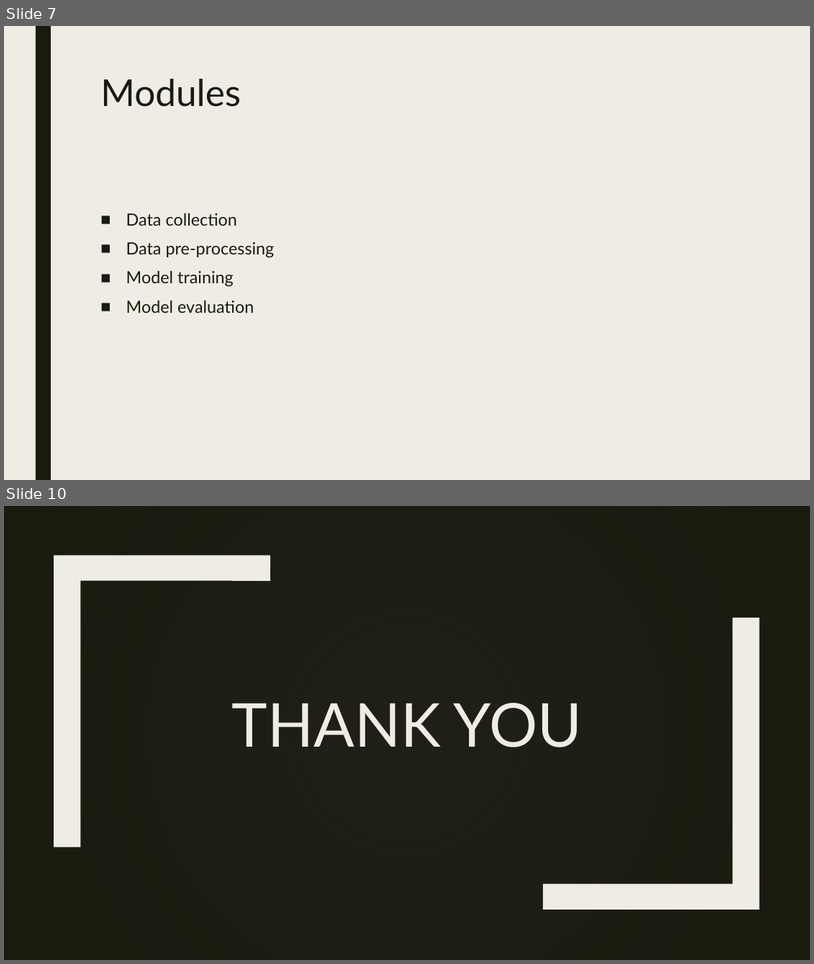
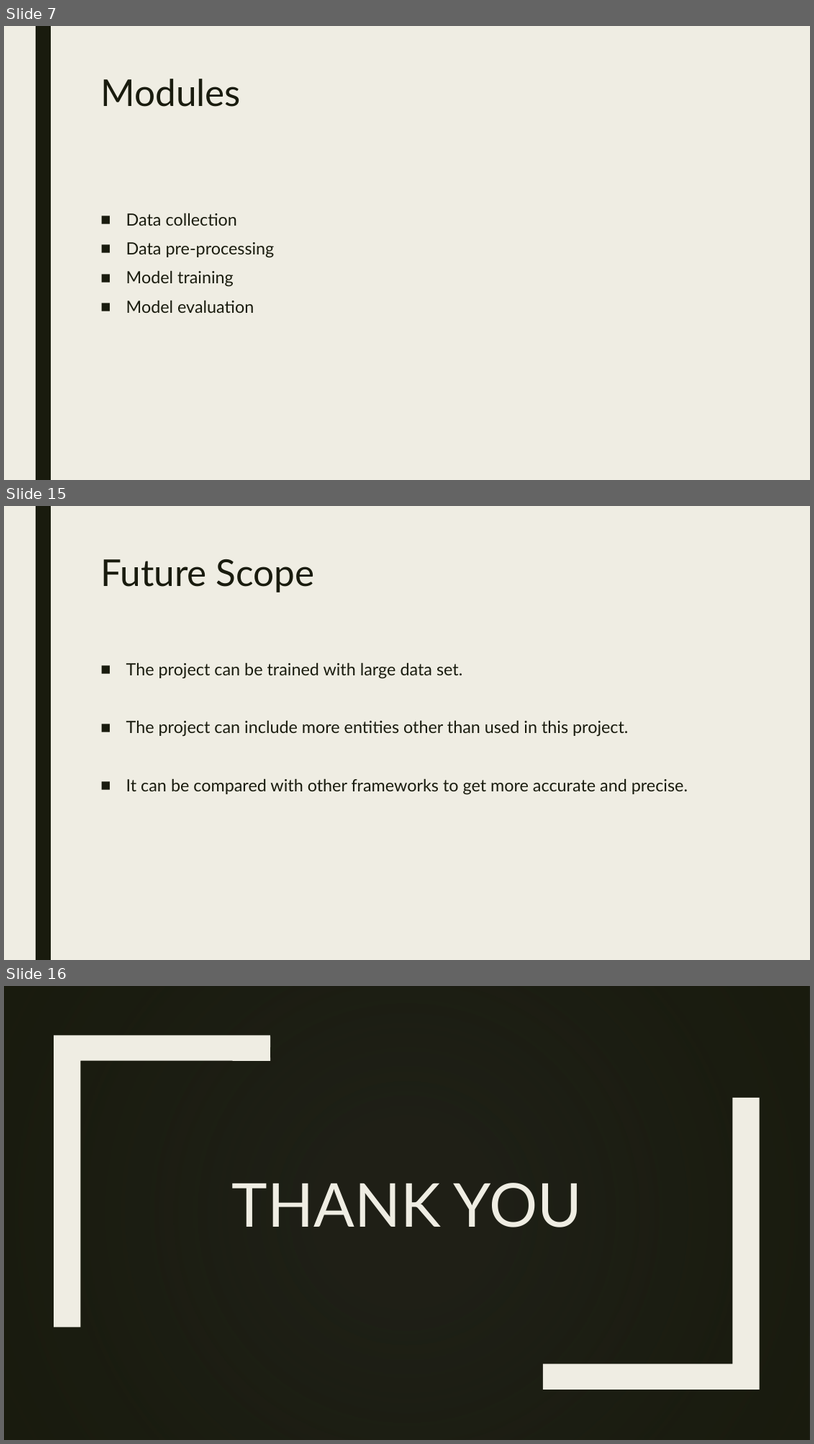
Before and after one commit to SARAHCJOJY/MAIN-PROJECT, a slide deck: NER.pptx. Shown one above the other, each under a label of ours: slides 7 and 10 before the commit, slides 7, 15 and 16 after it; the slides between them are not shown. The pictures are 814x964 and 814x1444 pixels, drawn with LibreOffice and Linux fonts; fonts in the diff are those of the drawing; background and template pictures are left out; a plain dark background stands for a picture behind light text. Boxes give left, top, right and bottom in pixels: in the first picture for what was removed or moved away, otherwise in the second. Text is boxed around its words. In the diff, an @@ line names an element or a change of style, - is before the commit and + after.

```diff
--- a/NER.pptx
+++ b/NER.pptx
@@ slide 15 added at [4,506,810,960], background #EFEDE3; not listed: 1 template element that a slide beside it also shows @@
@@ title added at [100,559,315,592], 44 pt, text #191B0E @@
+Future Scope
@@ text added at [126,662,688,795], 20 pt, text #191B0E @@
+■ The project can be trained with large data set.
+■ The project can include more entities other than used in this project.
+■ It can be compared with other frameworks to get more accurate and precise.
@@ what was slide 10 is now slide 16 @@
```
Also in this commit, not shown: 5 slides changed, 5 other slides added.
